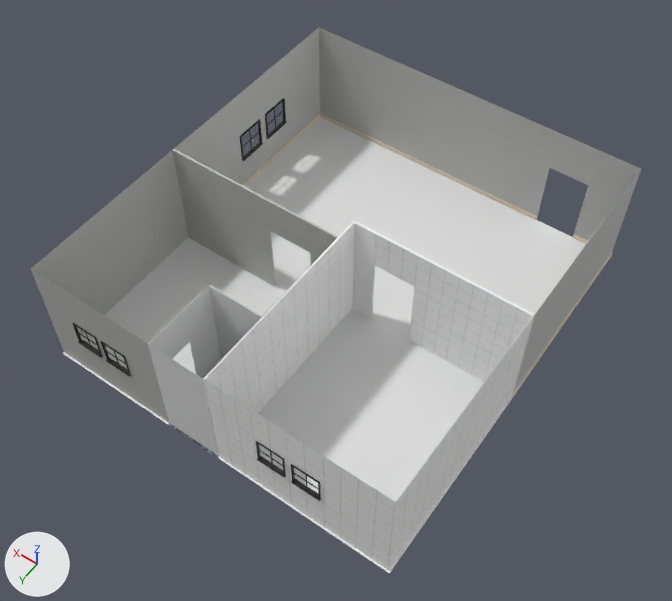
Renders of the FBX model Assets/blender files/fbx/apartment.fbx from each side of a commit.
The view is the same before and after, from a 50 mm camera at (-7.21, 7.29, 17.51) aimed at (0.33, -3.26, 0.92). Arrows for +X, +Y and +Z are at lower left; the lights stay in place. Where no turn or scale is listed for an object, it has been applied to the vertices. Vertices at the same position are counted once.
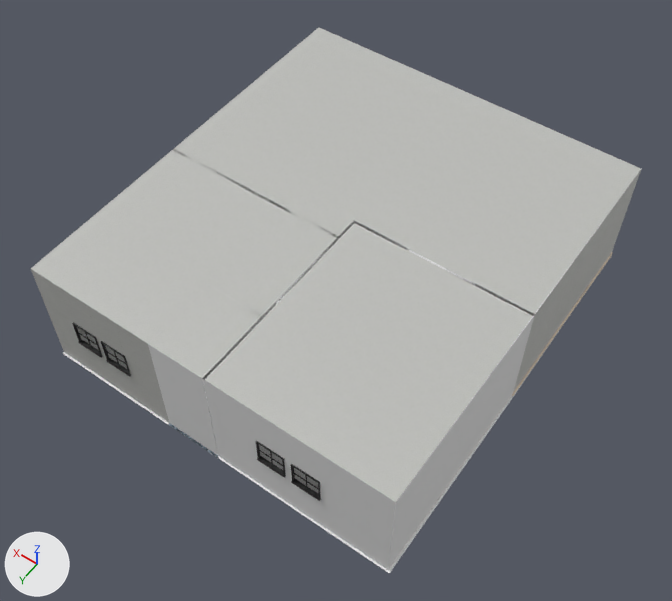
Where the change shows, as pixel boxes (x1, y1, x2, y2) in the pictures (672 x 601 px):
part 1 of me_plane_001, added: after (31, 28, 641, 502)
'Plane', unchanged, covered by the edit: before (63, 117, 586, 573); after (63, 321, 566, 573)
'Plane.003', unchanged, covered by the edit: before (242, 113, 613, 396); after (512, 252, 613, 396)

The change, as a diff of the scene's bpy script:
```diff
--- a/Assets/blender files/fbx/apartment.fbx.py
+++ b/Assets/blender files/fbx/apartment.fbx.py
@@ me_plane_001 @@
 # used by ob_plane_001; location = (0.0, 0.97, 0.97)
 # verts and faces of me_plane_001; kept vertices keep their numbers, new ones are numbered from 182
 # before: 2 (-3.94, 0.0, 1.98) at pixel (395, 502), 18 (4.94, 0.0, 1.98) at pixel (30, 268), 22 (-3.96, -9.93, 1.98) at pixel (641, 168), 24 (4.94, -9.93, 1.98) at pixel (318, 27)
-me_plane_001.from_pydata(...)  # 182 vertices, 110 faces; spans x -3.96..4.94, y -9.93..0.0, z -1.0..1.98
+me_plane_001.from_pydata(...)  # 182 vertices, 111 faces; spans x -3.96..4.94, y -9.93..0.0, z -1.0..1.98
+# me_plane_001 part 1
+faces += [(2, 18, 24, 22)]  # mat_plaster (picture img_paintedplaster017_2k_color_jpg)
 me_plane_001.materials.append(mat_base)
```
